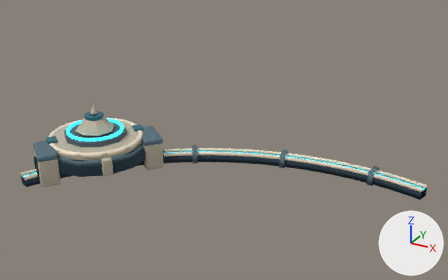
An edit to the glTF model space-battleship/assets/planets/facilities_v9/auto_explore.glb, drawn before and after from the same camera.
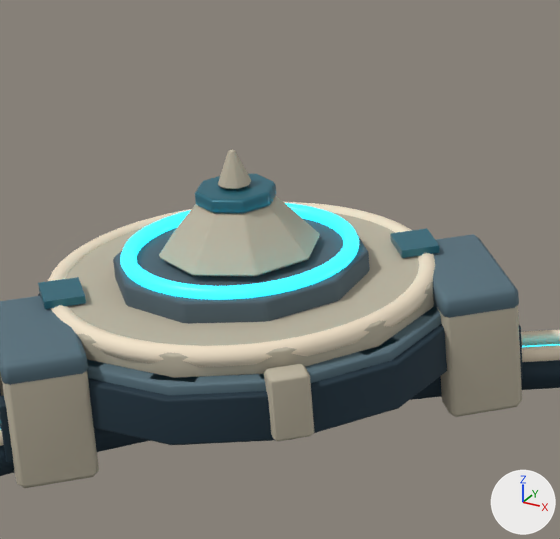
Old and new are each drawn whole from a camera (50 mm lens) standing at (3.65, -5.72, 6.34) and looking at (-2.25, 5.0, 0.98) and again close up on the part from 8% to 39% of the width and 25% to 71% of the height. Lighting does not change. The marker at lower right points along +X, +Y and +Z. The first two pictures are the older version. Where no turn or scale is listed for an object, it has been applied to the vertices. Vertices at exactly the same position are counted once.

In view in the first close-up: 'Command bearing cyan collar', 'Command continuous observation sill', 'Command dark structural foundation', 'Command exterior armor buttress.001', 'Command faceted core', 'Command lower faceted load deck', 'Command observation window bay.001', 'Command observation window bay.002', 'Command observation window bay.004', 'Command observation window bay.005', 'Command rotating bearing', 'Command stepped ivory observation deck', 'Command through-track armored socket cheek.001', 'Command through-track armored socket cheek.003', 'Command through-track overhead lintel', 'Command through-track overhead lintel.001' and 11 more.
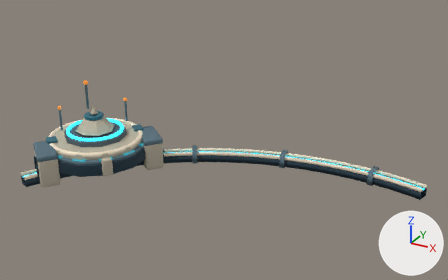
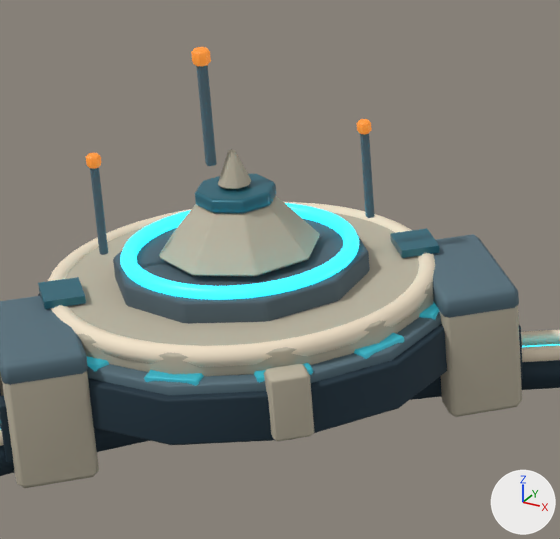
What changed in the scene script:
```text
Change me_cube_002:
    remove me_cube_002.from_pydata(...)  # 24 vertices, 44 faces; spans x -0.139..0.139, y -0.064..0.064, z -0.06..0.06
    remove me_cube_002.materials.append(mat_dark_blue_glass)  # cyan #2c6f81
    add me_cube_002.from_pydata(...)  # 24 vertices, 44 faces; spans x -0.154..0.154, y -0.071..0.071, z -0.08..0.08
    me_cube_002 part 1: 24 of 24 vertices moved; they spanned x -0.139..0.139, y -0.064..0.064, z -0.06..0.06 and now span x -0.154..0.154, y -0.071..0.071, z -0.08..0.08; mean shift (0.0, 0.0, 0.0)
    add me_cube_002.materials.append(mat_habitat_cyan_window_glass)  # cyan #2c9eaf, glowing dark cyan #1a6a76
Change me_cube_003:
    remove me_cube_003.from_pydata(...)  # 24 vertices, 44 faces; spans x -0.138..0.138, y -0.083..0.083, z -0.06..0.06
    remove me_cube_003.materials.append(mat_dark_blue_glass)  # cyan #2c6f81
    add me_cube_003.from_pydata(...)  # 24 vertices, 44 faces; spans x -0.154..0.154, y -0.093..0.093, z -0.08..0.08
    me_cube_003 part 2: 24 of 24 vertices moved; they spanned x -0.138..0.138, y -0.083..0.083, z -0.06..0.06 and now span x -0.154..0.154, y -0.093..0.093, z -0.08..0.08; mean shift (0.0, 0.0, 0.0)
    add me_cube_003.materials.append(mat_habitat_cyan_window_glass)  # cyan #2c9eaf, glowing dark cyan #1a6a76
Change me_cube_004:
    remove me_cube_004.from_pydata(...)  # 24 vertices, 44 faces; spans x -0.113..0.113, y -0.124..0.124, z -0.06..0.06
    remove me_cube_004.materials.append(mat_dark_blue_glass)  # cyan #2c6f81
    add me_cube_004.from_pydata(...)  # 24 vertices, 44 faces; spans x -0.126..0.126, y -0.139..0.139, z -0.08..0.08
    me_cube_004 part 3: 24 of 24 vertices moved; they spanned x -0.113..0.113, y -0.124..0.124, z -0.06..0.06 and now span x -0.126..0.126, y -0.139..0.139, z -0.08..0.08; mean shift (0.0, 0.0, 0.0)
    add me_cube_004.materials.append(mat_habitat_cyan_window_glass)  # cyan #2c9eaf, glowing dark cyan #1a6a76
Change me_cube_006:
    remove me_cube_006.from_pydata(...)  # 24 vertices, 44 faces; spans x -0.064..0.064, y -0.139..0.139, z -0.06..0.06
    remove me_cube_006.materials.append(mat_dark_blue_glass)  # cyan #2c6f81
    add me_cube_006.from_pydata(...)  # 24 vertices, 44 faces; spans x -0.071..0.071, y -0.154..0.154, z -0.08..0.08
    me_cube_006 part 4: 24 of 24 vertices moved; they spanned x -0.064..0.064, y -0.139..0.139, z -0.06..0.06 and now span x -0.071..0.071, y -0.154..0.154, z -0.08..0.08; mean shift (0.0, 0.0, 0.0)
    add me_cube_006.materials.append(mat_habitat_cyan_window_glass)  # cyan #2c9eaf, glowing dark cyan #1a6a76
Change me_cube_007:
    remove me_cube_007.from_pydata(...)  # 24 vertices, 44 faces; spans x -0.083..0.083, y -0.138..0.138, z -0.06..0.06
    remove me_cube_007.materials.append(mat_dark_blue_glass)  # cyan #2c6f81
    add me_cube_007.from_pydata(...)  # 24 vertices, 44 faces; spans x -0.093..0.093, y -0.154..0.154, z -0.08..0.08
    me_cube_007 part 5: 24 of 24 vertices moved; they spanned x -0.083..0.083, y -0.138..0.138, z -0.06..0.06 and now span x -0.093..0.093, y -0.154..0.154, z -0.08..0.08; mean shift (0.0, 0.0, 0.0)
    add me_cube_007.materials.append(mat_habitat_cyan_window_glass)  # cyan #2c9eaf, glowing dark cyan #1a6a76
Add ob_command_tall_navigation_mast:
    ob_command_tall_navigation_mast = bpy.data.objects.new('Command tall navigation mast', me_cube_028)  # 24 vertices, 44 faces; spans x -0.033..0.033, y -0.033..0.033, z -0.305..0.305; in mat_recessed_slate_armor_flanks (cyan #59737e)
    ob_command_tall_navigation_mast.location = (-5.501, 4.459, 1.585)
Add ob_command_secondary_bearing_mast_001:
    ob_command_secondary_bearing_mast_001 = bpy.data.objects.new('Command secondary bearing mast.001', me_cube_030)  # 24 vertices, 44 faces; spans x -0.027..0.027, y -0.027..0.027, z -0.265..0.265; in mat_recessed_slate_armor_flanks (cyan #59737e)
    ob_command_secondary_bearing_mast_001.location = (-5.906, 3.976, 1.105)
Add ob_command_secondary_bearing_mast:
    ob_command_secondary_bearing_mast = bpy.data.objects.new('Command secondary bearing mast', me_cube_030.copy())
    ob_command_secondary_bearing_mast.location = (-4.942, 5.125, 1.105)
Add ob_command_secondary_amber_signal_001:
    ob_command_secondary_amber_signal_001 = bpy.data.objects.new('Command secondary amber signal.001', me_cylinder_009)  # 48 vertices, 92 faces; spans x -0.0397..0.0397, y -0.0397..0.0397, z -0.0375..0.0375; in mat_contained_amber_heat (orange #d77e2c, glowing brown #b16722)
    ob_command_secondary_amber_signal_001.location = (-5.906, 3.976, 1.39)
Add ob_command_secondary_amber_signal:
    ob_command_secondary_amber_signal = bpy.data.objects.new('Command secondary amber signal', me_cylinder_009.copy())
    ob_command_secondary_amber_signal.location = (-4.942, 5.125, 1.39)
Add ob_command_mast_amber_signal:
    ob_command_mast_amber_signal = bpy.data.objects.new('Command mast amber signal', me_cylinder_007)  # 48 vertices, 92 faces; spans x -0.0494..0.0494, y -0.0494..0.0494, z -0.045..0.045; in mat_contained_amber_heat (orange #d77e2c, glowing brown #b16722)
    ob_command_mast_amber_signal.location = (-5.501, 4.459, 1.91)
```

What differs and where, as boxes (x1, y1, x2, y2) in the close-ups (560 x 539 px):
'Command tall navigation mast', added (cyan)
    after: (196, 65, 217, 166)
'Command secondary bearing mast.001', added (cyan)
    after: (90, 167, 108, 255)
'Command secondary bearing mast', added (cyan)
    after: (360, 134, 375, 218)
'Command observation window bay.002', recoloured, reshaped
    before: (150, 374, 196, 382)
    after: (144, 370, 203, 386)
'Command observation window bay.004', recoloured, reshaped
    before: (363, 338, 400, 355)
    after: (354, 333, 404, 359)
'Command mast amber signal', added
    after: (191, 47, 211, 66)
'Command observation window bay.001', recoloured, reshaped (mostly hidden)
    before: (87, 360, 102, 367)
    after: (86, 356, 109, 371)
'Command secondary amber signal.001', added
    after: (86, 153, 101, 169)
'Command observation window bay.005', recoloured, reshaped (mostly hidden before)
    before: (423, 308, 437, 316)
    after: (419, 301, 439, 320)
'Command secondary amber signal', added
    after: (357, 119, 372, 134)
'Command observation window bay.003', reshaped, recoloured (not visible before)
    after: (254, 363, 313, 383)
